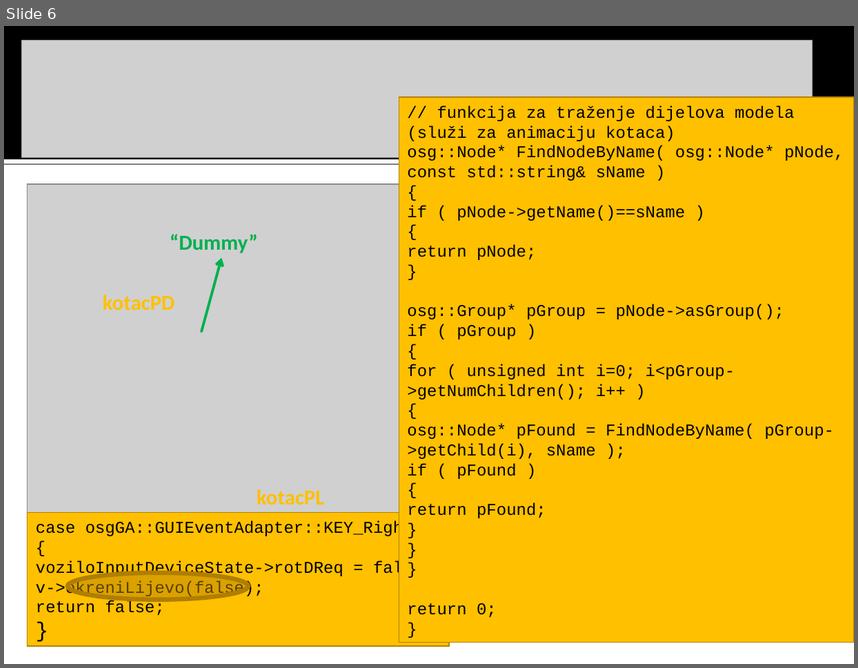
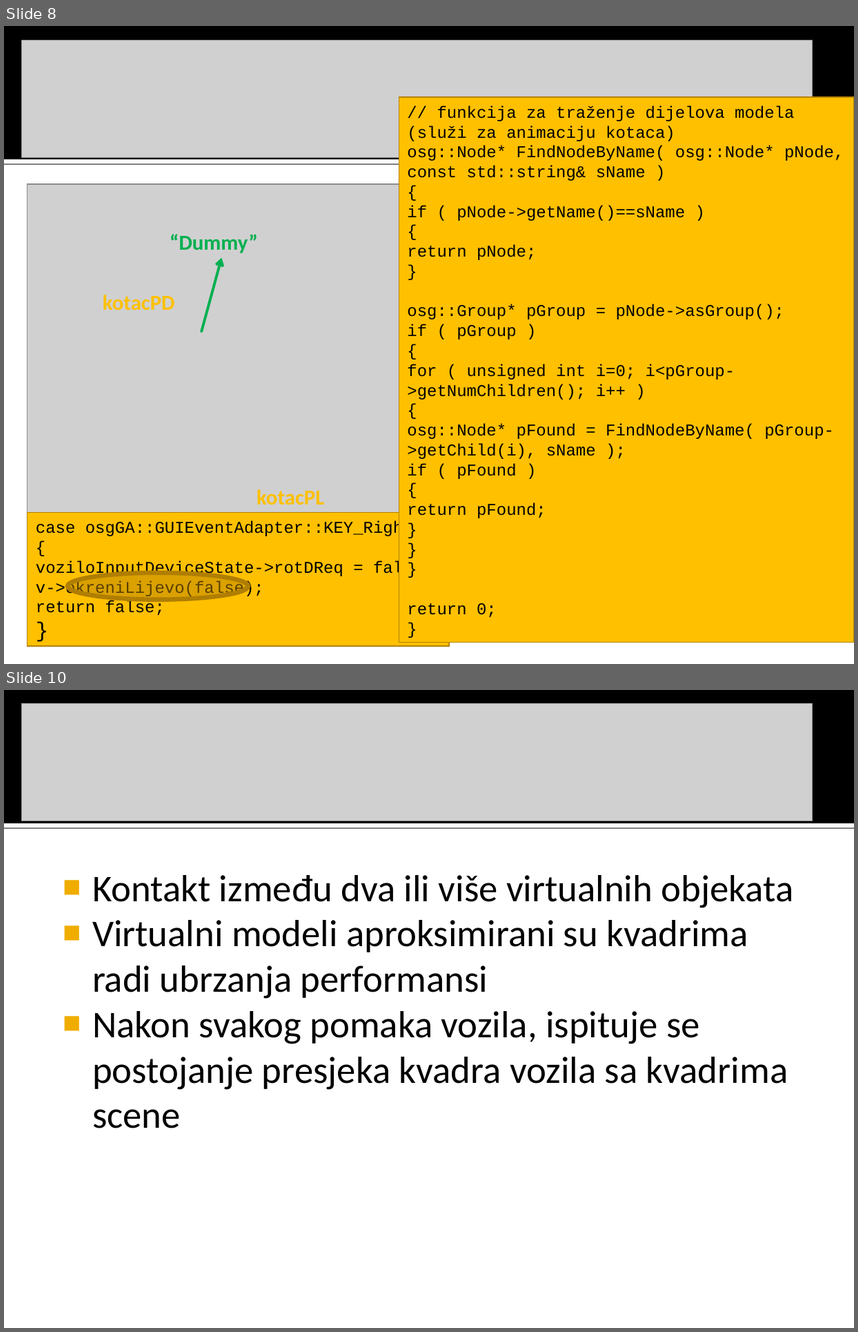
Before and after one commit to MarioVolarevic/projekt-irg-2011, a slide deck: Prezentacija/FERmula 1.ppt. Shown one above the other, each under a label of ours: slide 6 before the commit, slides 8 and 10 after it; the slides between them are not shown. The pictures are 858x668 and 858x1332 pixels, drawn with LibreOffice and Linux fonts; fonts in the diff are those of the drawing; grey boxes stand for pictures. Boxes give left, top, right and bottom in pixels: in the first picture for what was removed or moved away, otherwise in the second. Text is boxed around its words. In the diff, an @@ line names an element or a change of style, - is before the commit and + after.

```diff
--- a/Prezentacija/FERmula 1.ppt
+++ b/Prezentacija/FERmula 1.ppt
@@ slide 10 added at [4,690,854,1328], background #FFFFFF; not listed: 2 template elements that a slide beside it also shows @@
@@ picture added at [22,704,813,821] @@
@@ text added at [92,875,794,1128], 32 pt, text #000000 @@
+■ Kontakt između dva ili više virtualnih objekata
+■ Virtualni modeli aproksimirani su kvadrima radi ubrzanja performansi
+■ Nakon svakog pomaka vozila, ispituje se postojanje presjeka kvadra vozila sa kvadrima scene
@@ what was slide 6 is now slide 8 @@
```
Also in this commit, not shown: 2 slides changed, 7 other slides added.
